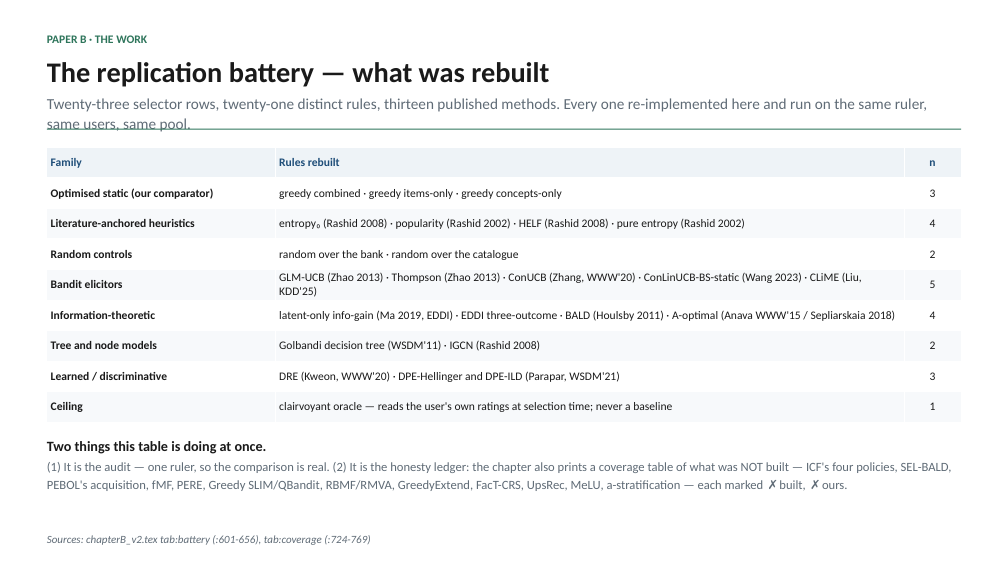
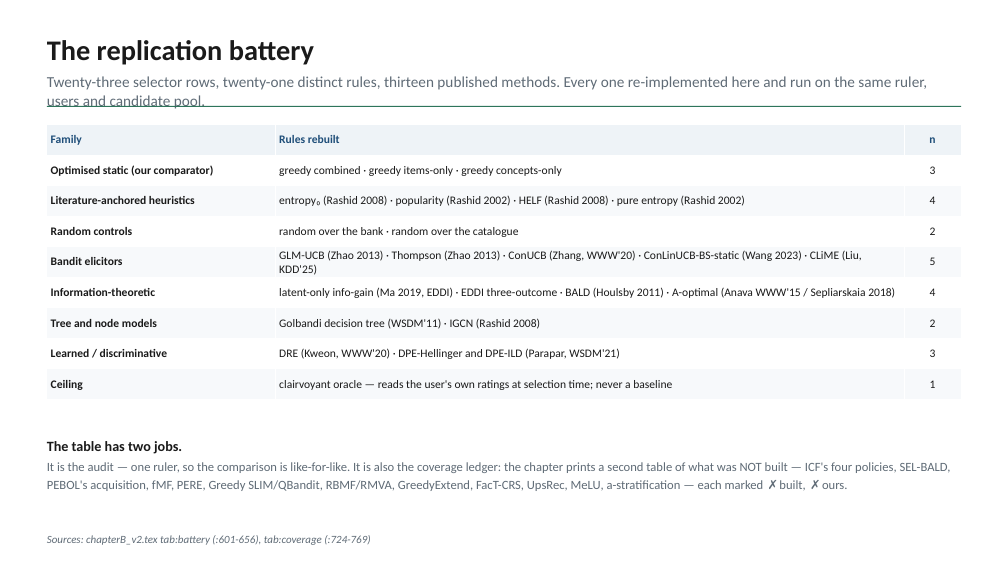
Before and after one commit to makarovaalexa-brch/casper, a slide deck: slide 16 of new_chapters/slides/casper_supervisor_2026-09.pptx (slide 15 before the commit). Drawn at 1008x567 pixels with LibreOffice and Linux fonts; fonts in the diff are those of the drawing. Boxes give left, top, right and bottom in pixels: in the first picture for what was removed or moved away, otherwise in the second. Text is boxed around its words. In the diff, an @@ line names an element or a change of style, - is before the commit and + after.

```diff
--- a/new_chapters/slides/casper_supervisor_2026-09.pptx
+++ b/new_chapters/slides/casper_supervisor_2026-09.pptx
@@ text at box(47, 40, 314, 65): text changed @@
-The replication battery — what was rebuilt
+The replication battery
@@ text removed at box(47, 33, 147, 46) @@
-PAPER B · THE WORK
@@ text at box(47, 76, 927, 109): text changed @@
-Twenty-three selector rows, twenty-one distinct rules, thirteen published methods. Every one re-implemented here and run on the same ruler, same users, same pool.
+Twenty-three selector rows, twenty-one distinct rules, thirteen published methods. Every one re-implemented here and run on the same ruler, users and candidate pool.
@@ rectangle: place and size @@
-rectangle at box(47, 129, 961, 130)
+rectangle at box(47, 106, 961, 107)
@@ table: place and size @@
-table at box(47, 147, 961, 422)
+table at box(47, 125, 961, 399)
@@ text at box(47, 441, 951, 491): text changed @@
-Two things this table is doing at once.
-(1) It is the audit — one ruler, so the comparison is real. (2) It is the honesty ledger: the chapter also prints a coverage table of what was NOT built — ICF's four policies, SEL-BALD, PEBOL's acquisition, fMF, PERE, Greedy SLIM/QBandit, RBMF/RMVA, GreedyExtend, FacT-CRS, UpsRec, MeLU, a-stratification — each marked ✗ built, ✗ ours.
+The table has two jobs.
+It is the audit — one ruler, so the comparison is like-for-like. It is also the coverage ledger: the chapter prints a second table of what was NOT built — ICF's four policies, SEL-BALD, PEBOL's acquisition, fMF, PERE, Greedy SLIM/QBandit, RBMF/RMVA, GreedyExtend, FacT-CRS, UpsRec, MeLU, a-stratification — each marked ✗ built, ✗ ours.
```
Also in this commit, not shown: 53 other slides changed, 4 slides added, 1 slide removed, 11 other files.
